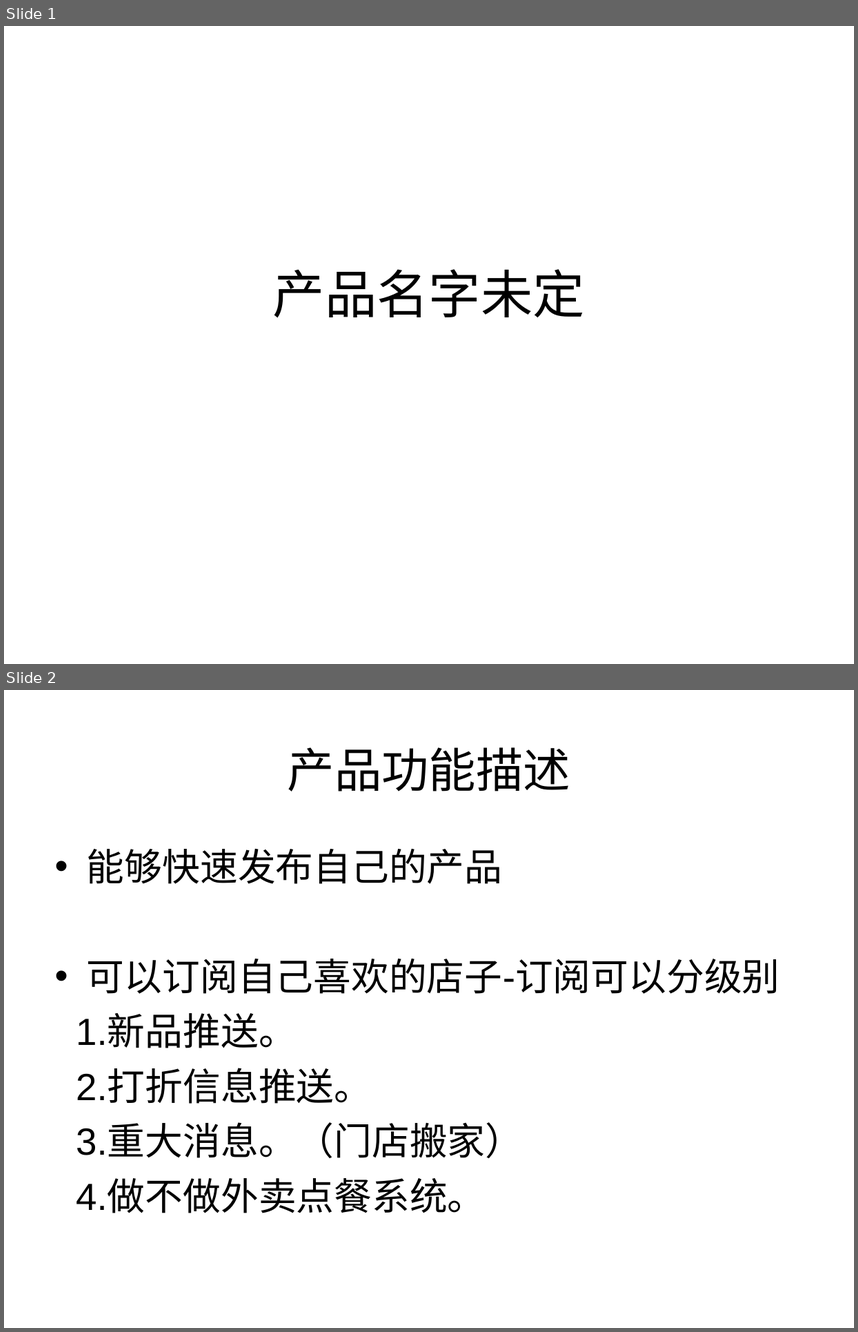
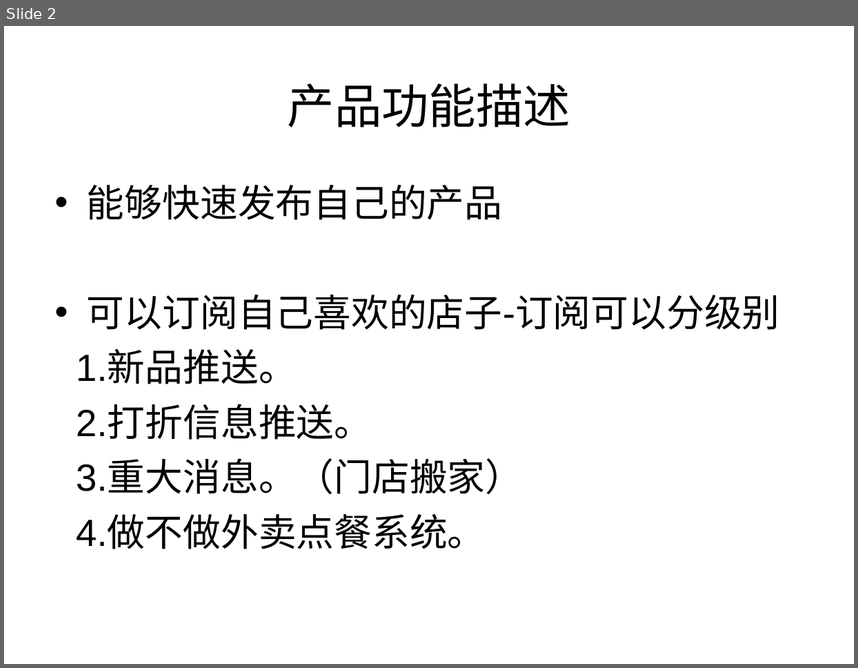
Before and after one commit to rwang82/CollectRouter, a slide deck: doc/design/产品设计.ppt. Shown one above the other, each under a label of ours: slides 1 and 2 before the commit, slide 2 after it. The pictures are 858x1332 and 858x668 pixels, drawn with LibreOffice and Linux fonts; fonts in the diff are those of the drawing. Boxes give left, top, right and bottom in pixels: in the first picture for what was removed or moved away, otherwise in the second. Text is boxed around its words. In the diff, an @@ line names an element or a change of style, - is before the commit and + after.

```diff
--- a/doc/design/产品设计.ppt
+++ b/doc/design/产品设计.ppt
@@ slide 1 removed at [4, 26, 854, 664], background #FFFFFF @@
@@ title removed at [273, 269, 585, 318] @@
-产品名字未定
```
Also in this commit, not shown: 1 slide added, 26 other files.
